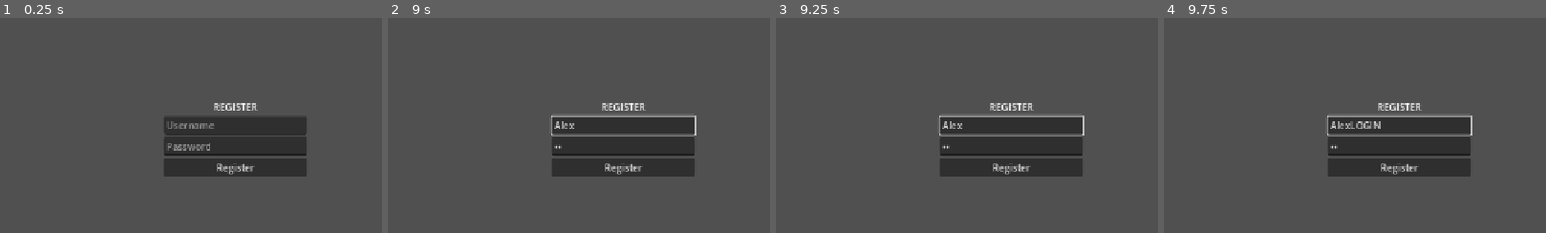
Above: before the commit, frames 1-4 (left to right).
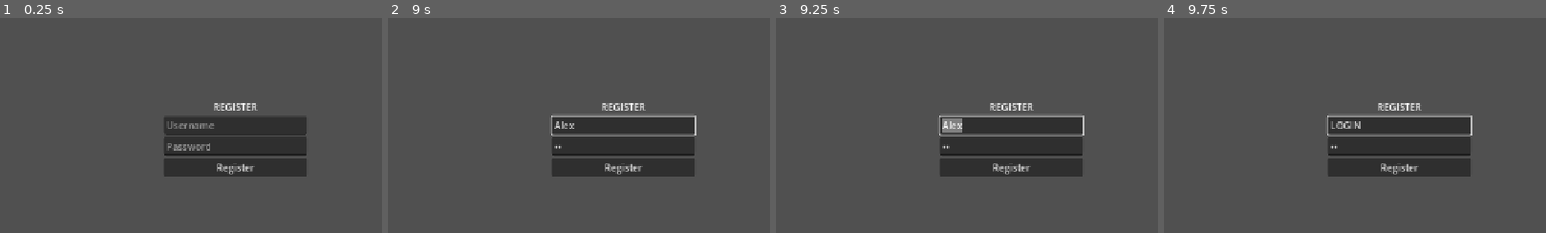
Above: after the commit, the same moments.

Repository: SnappyDragon64/horseshoe-client
Game: Godot game, scene res://game/main.tscn
Same seed, same stepped clock (60 frames per second), same inputs: the game is played once before the commit and once after it. The engine's default icon, where the game draws it, is replaced by a stand-in: a white triangle on a blue panel in a dark square.
Inputs (mouse positions are % of the whole screen's width and height, from its top left):
- Up to frame 1 (0.25 s): no input
- Up to frame 2 (9 s): click (25, 47) at 0.52 s; type "Alex" at 0.6 s; click (25, 52) at 0.75 s; type "12" at 0.83 s; click (75, 47) at 0.98 s; type "Alex" at 1.07 s; click (75, 52) at 1.27 s; type "12" at 1.35 s; click "Login" at 2 s; click "OK" at 2.75 s; click "Register" at 3.5 s; click "OK" at 4.25 s; click "Login" at 5 s; click "Register" at 5.75 s; click "Login" at 6.5 s; click "Register" at 7.25 s; click "OK" at 8 s; tap Enter at 8.75, 8.85 s; move the mouse to (72, 45) at 8.77 s; click (72, 45) at 8.92 s
- Up to frame 3 (9.25 s): no input
- Up to frame 4 (9.75 s): type "LOGIN" at 9.5 s
The pictures show only the part of the screen within x 44-94%, y 22-72%; the shares and areas given below are measured in that part.

Frames 1-2 are identical in both runs. In frame 3, 0.4% of the frame differs, in the area x 43-49%, y 46-54%; in frame 4, 0.3%.

Commit message:
Updated line edits

Diff:
--- a/game/ui/hud/hud.tscn
+++ b/game/ui/hud/hud.tscn
@@ -56,6 +56,7 @@
 theme_override_styles/focus = SubResource("StyleBoxEmpty_3lbap")
 max_length = 120
 drag_and_drop_selection_enabled = false
+select_all_on_focus = true
 caret_blink = true
 
 [node name="Button" type="Button" parent="PanelContainer/MarginContainer/HBoxContainer"]
--- a/game/ui/main_menu/auth_screen.tscn
+++ b/game/ui/main_menu/auth_screen.tscn
@@ -52,13 +52,16 @@
 placeholder_text = "Username"
 max_length = 15
 drag_and_drop_selection_enabled = false
+select_all_on_focus = true
 caret_blink = true
 
 [node name="LineEdit2" type="LineEdit" parent="Panel/HBoxContainer/LoginContainer/VBoxContainer"]
 layout_mode = 2
 placeholder_text = "Password"
 max_length = 128
+virtual_keyboard_type = 6
 drag_and_drop_selection_enabled = false
+select_all_on_focus = true
 caret_blink = true
 secret = true
 
@@ -85,13 +88,16 @@
 placeholder_text = "Username"
 max_length = 15
 drag_and_drop_selection_enabled = false
+select_all_on_focus = true
 caret_blink = true
 
 [node name="LineEdit2" type="LineEdit" parent="Panel/HBoxContainer/RegisterContainer/VBoxContainer"]
 layout_mode = 2
 placeholder_text = "Password"
 max_length = 128
+virtual_keyboard_type = 6
 drag_and_drop_selection_enabled = false
+select_all_on_focus = true
 caret_blink = true
 secret = true
 
